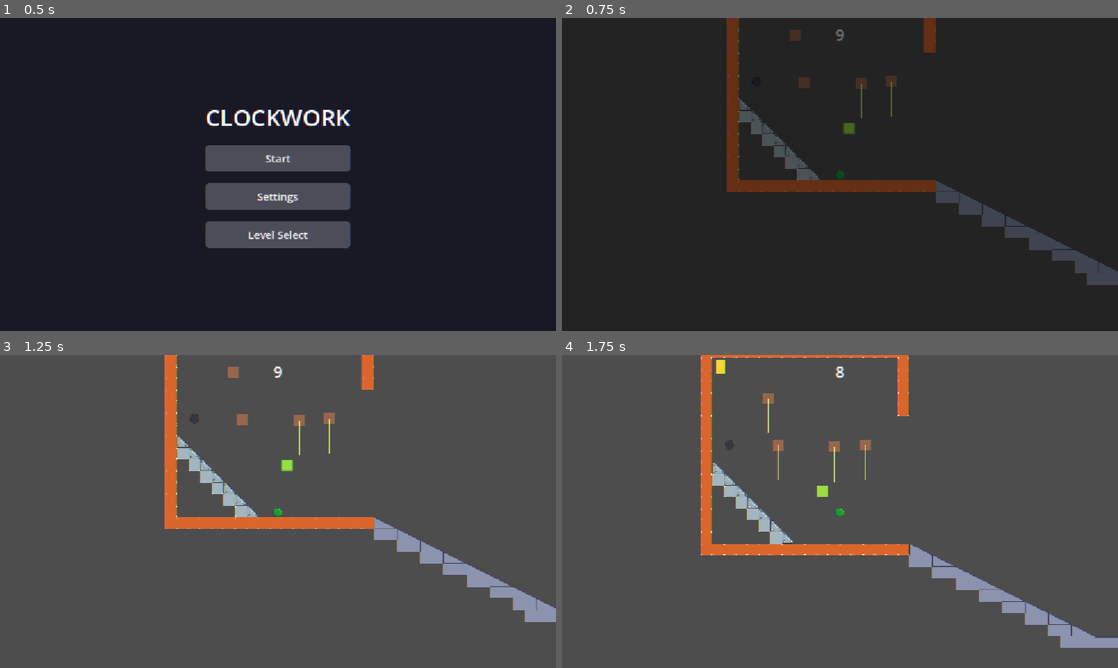
Above: before the commit, frames 1-4 (two rows, left to right).
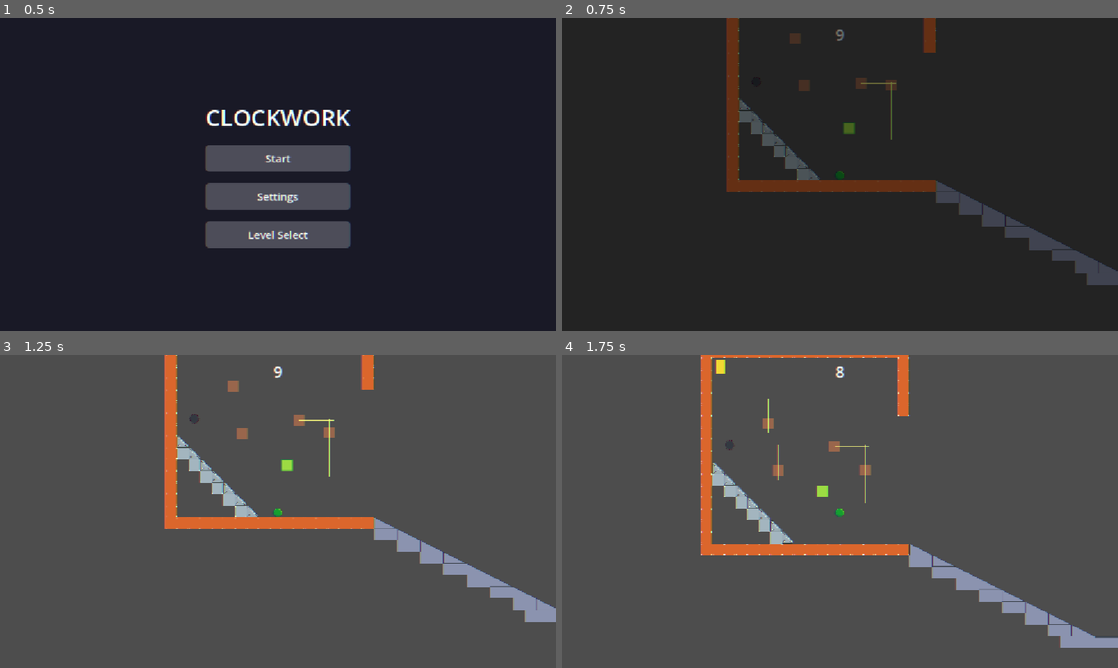
Above: after the commit, the same moments.

Repository: swan-eternal/clockwork
Game: Godot game, scene res://scenes/main_menu.tscn
Two runs of this game, one before a commit and one after it. Both use one fixed random seed, a clock stepped at 60 frames per second and the inputs below.
Inputs:
- Up to frame 1 (0.5 s): no input
- Up to frame 2 (0.75 s): click "Start" at 0.5 s
- Up to frame 3 (1.25 s): no input
- Up to frame 4 (1.75 s): tap Enter (ui_accept) at 1.25, 1.52 s; hold Right (ui_right) from 1.28 s (still down)

Frame 1 is identical in both runs. In frame 2, 0.2% of the frame differs, in the area x 41-61%, y 3-39%; in frame 3, 0.5%, in the area x 40-61%, y 3-39%; in frame 4, 0.5%.
Error before the commit: Parse Error: No constructor of "PackedVector2Array" matches the signature "PackedVector2Array(int, int, int, int, int, int, int, int)". (res://scripts/platform…

Commit message:
Fix PackedVector2Array constructor (use Array[Vector2] in GDScript)

Diff:
--- a/scripts/platform.gd
+++ b/scripts/platform.gd
@@ -181,12 +181,12 @@
 		# Vertical rail: long side horizontal.
 		shape.size = Vector2(60, 30)
 		if polygon:
-			polygon.polygon = PackedVector2Array(-30, -15, 30, -15, 30, 15, -30, 15)
+			polygon.polygon = PackedVector2Array([Vector2(-30, -15), Vector2(30, -15), Vector2(30, 15), Vector2(-30, 15)])
 	else:
 		# Horizontal rail: long side vertical.
 		shape.size = Vector2(30, 60)
 		if polygon:
-			polygon.polygon = PackedVector2Array(-15, -30, 15, -30, 15, 30, -15, 30)
+			polygon.polygon = PackedVector2Array([Vector2(-15, -30), Vector2(15, -30), Vector2(15, 30), Vector2(-15, 30)])
 
 # Updates the platform body's local position along the rail. Looks up
 # the body via get_node_or_null() (not @onready) so this works in the
